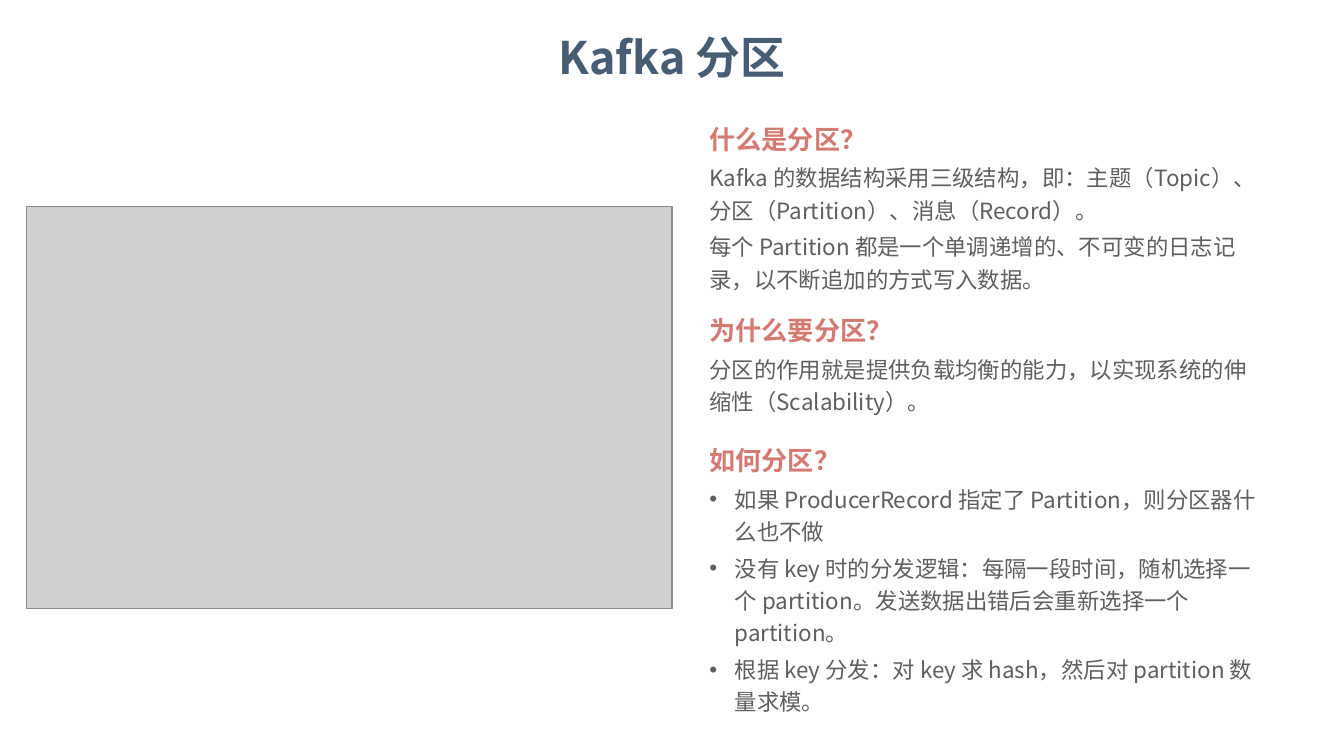
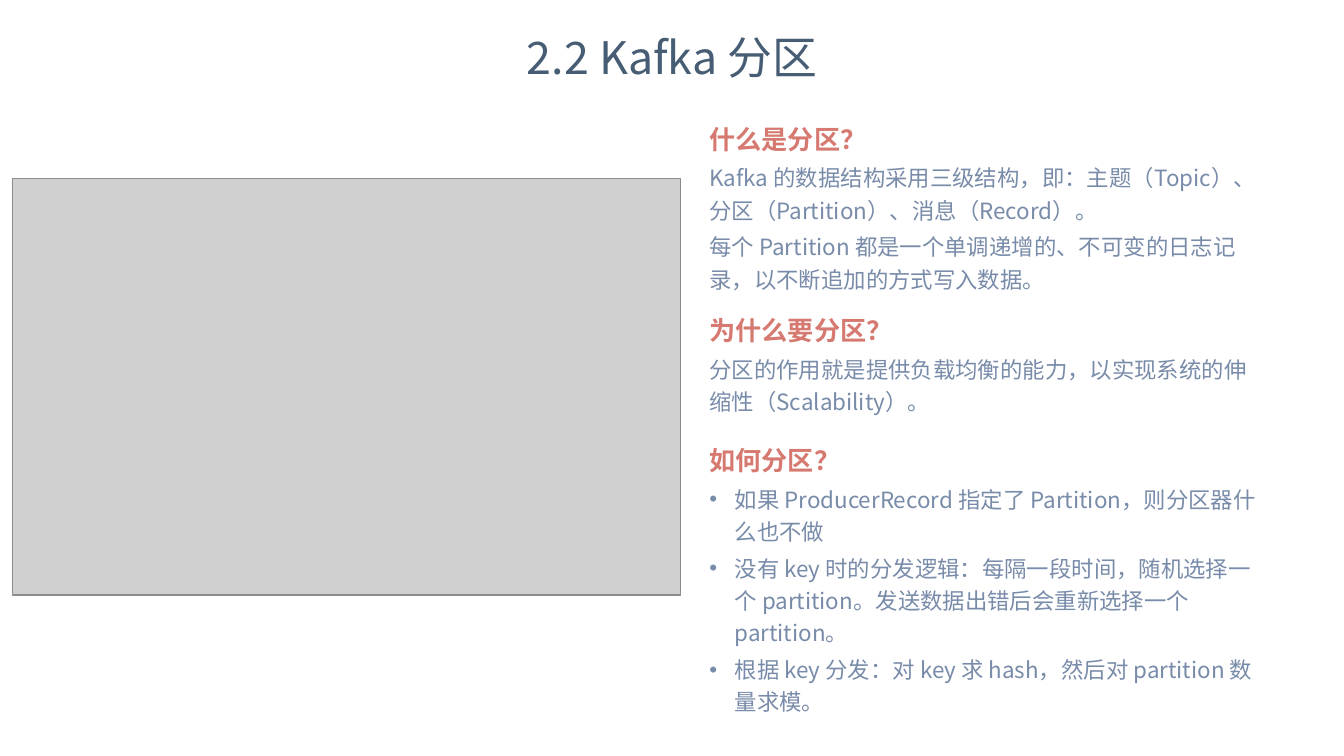
Before and after one commit to dunwu/bigdata-tutorial, a slide deck: slide 8 of assets/kafka/kafka.pptx (slide 7 before the commit). Drawn at 1344x756 pixels with LibreOffice and Linux fonts; fonts in the diff are those of the drawing; grey boxes stand for pictures; background and template pictures are left out. Boxes give left, top, right and bottom in pixels: in the first picture for what was removed or moved away, otherwise in the second. Text is boxed around its words. In the diff, an @@ line names an element or a change of style, - is before the commit and + after.

```diff
--- a/assets/kafka/kafka.pptx
+++ b/assets/kafka/kafka.pptx
@@ text at bbox=[527, 37, 817, 78]: text changed; font Noto Sans CJK SC to Noto Sans CJK JP; bold off @@
-Kafka 分区
+2.2 Kafka 分区
@@ picture: place and size @@
-picture at bbox=[27, 207, 672, 609]
+picture at bbox=[12, 179, 680, 595]
@@ text at bbox=[709, 167, 1256, 290]: text colour #5F5F5F to #788BA9 @@
@@ text at bbox=[709, 359, 1246, 415]: text colour #5F5F5F to #788BA9 in "分区的作用就是提供负载均衡的能力，以实现系统的伸缩性（Scalability）。" @@
@@ text at bbox=[735, 489, 1256, 712]: text colour #5F5F5F to #788BA9 @@
```
Also in this commit, not shown: 19 other slides changed, 5 slides added, 18 slides removed, 3 other files.
